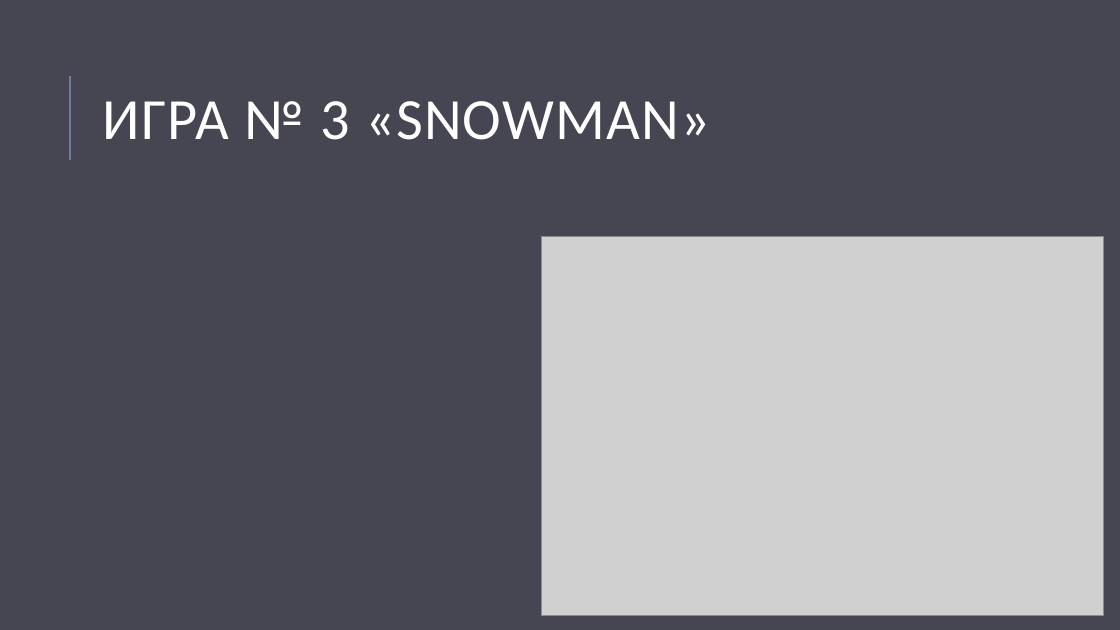
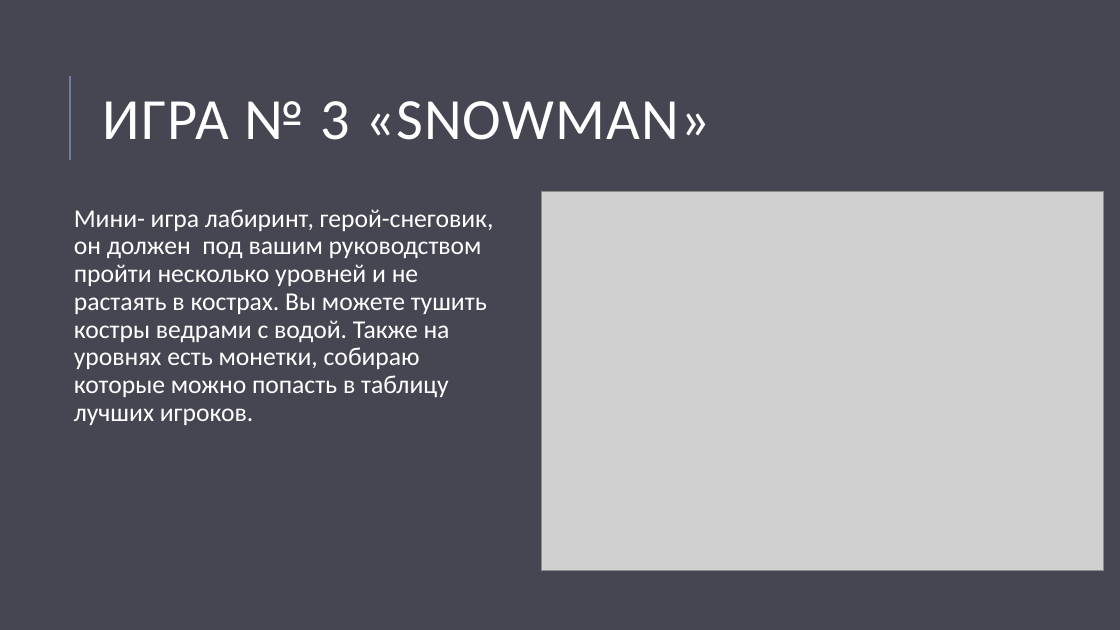
Before and after one commit to git21git/ProjectPyGame, a slide deck: slide 6 of Презентация PyGame.pptx. Drawn at 1120x630 pixels with LibreOffice and Linux fonts; fonts in the diff are those of the drawing; grey boxes stand for pictures. Boxes give left, top, right and bottom in pixels: in the first picture for what was removed or moved away, otherwise in the second. Text is boxed around its words. In the diff, an @@ line names an element or a change of style, - is before the commit and + after.

```diff
--- a/Презентация PyGame.pptx
+++ b/Презентация PyGame.pptx
@@ text added at (74, 209, 494, 425), 22 pt, text #FFFFFF @@
+Мини- игра лабиринт, герой-снеговик, он должен под вашим руководством пройти несколько уровней и не растаять в кострах. Вы можете тушить костры ведрами с водой. Также на уровнях есть монетки, собираю которые можно попасть в таблицу лучших игроков.
@@ picture: place and size @@
-picture at (541, 237, 1104, 616)
+picture at (541, 192, 1104, 571)
```
Also in this commit, not shown: 4 other slides changed, 1 other file.
